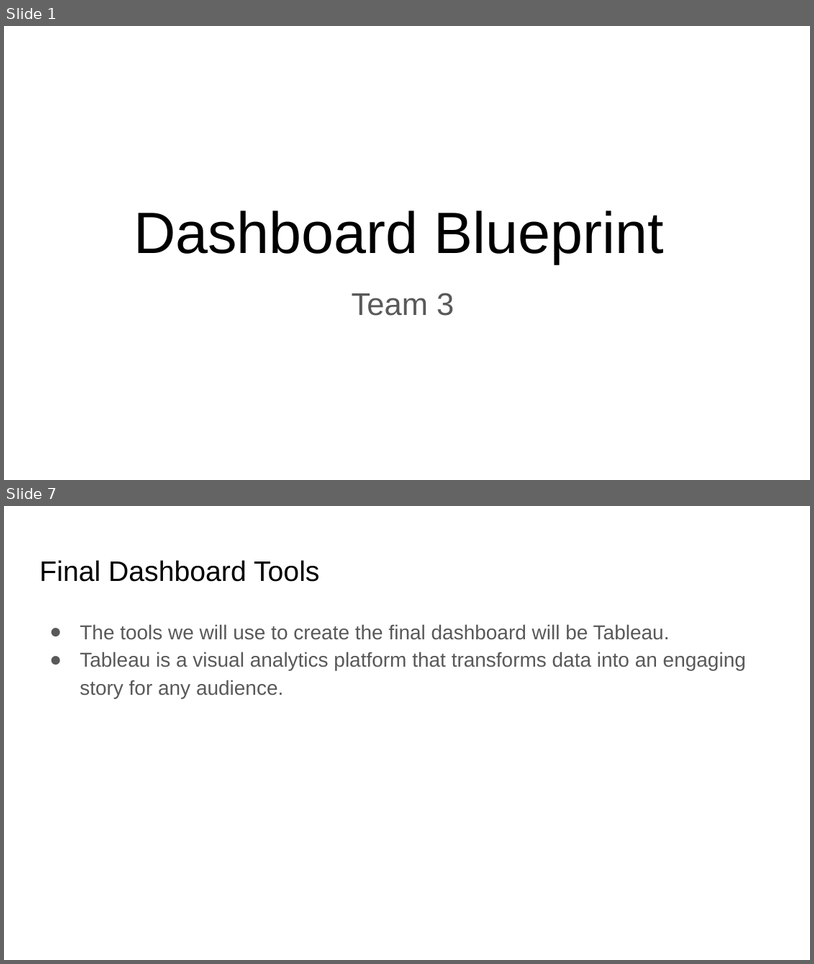
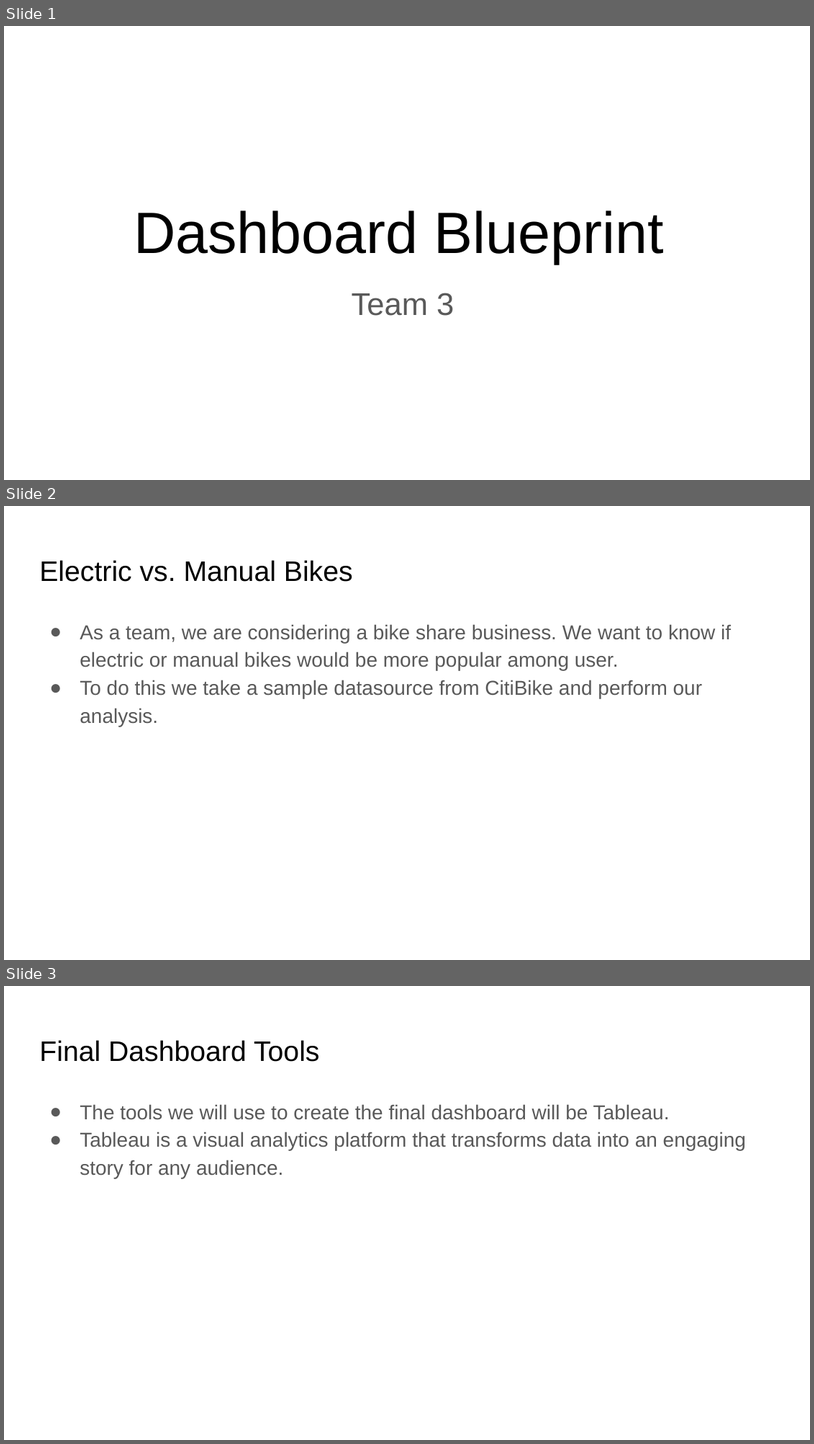
Before and after one commit to Tony-Lew/Team_3_Project, a slide deck: Dashboard Blueprint.pptx. Shown one above the other, each under a label of ours: slides 1 and 7 before the commit, slides 1, 2 and 3 after it; the slides between them are not shown. The pictures are 814x964 and 814x1444 pixels, drawn with LibreOffice and Linux fonts; fonts in the diff are those of the drawing. Boxes give left, top, right and bottom in pixels: in the first picture for what was removed or moved away, otherwise in the second. Text is boxed around its words. In the diff, an @@ line names an element or a change of style, - is before the commit and + after.

```diff
--- a/Dashboard Blueprint.pptx
+++ b/Dashboard Blueprint.pptx
@@ slide 2 added at (4, 506, 810, 960), background #FFFFFF @@
@@ title added at (39, 560, 353, 582), 25.2 pt, text #000000 @@
+Electric vs. Manual Bikes
@@ text added at (80, 624, 731, 726), 18 pt, text #595959 @@
+● As a team, we are considering a bike share business. We want to know if electric or manual bikes would be more popular among user.
+● To do this we take a sample datasource from CitiBike and perform our analysis.
@@ what was slide 7 is now slide 3 @@
```
Also in this commit, not shown: 1 slide changed, 5 other slides added, 5 slides removed.
